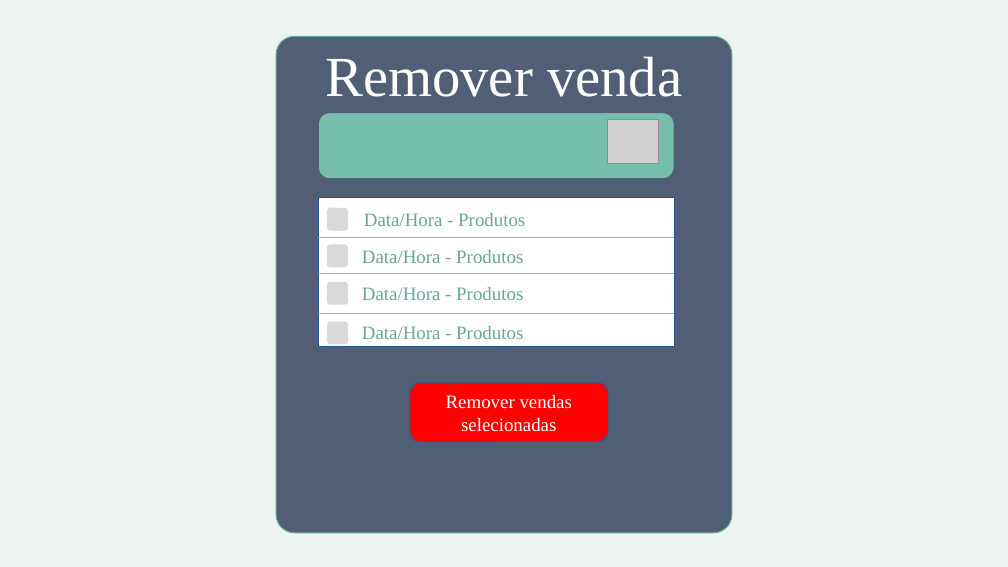
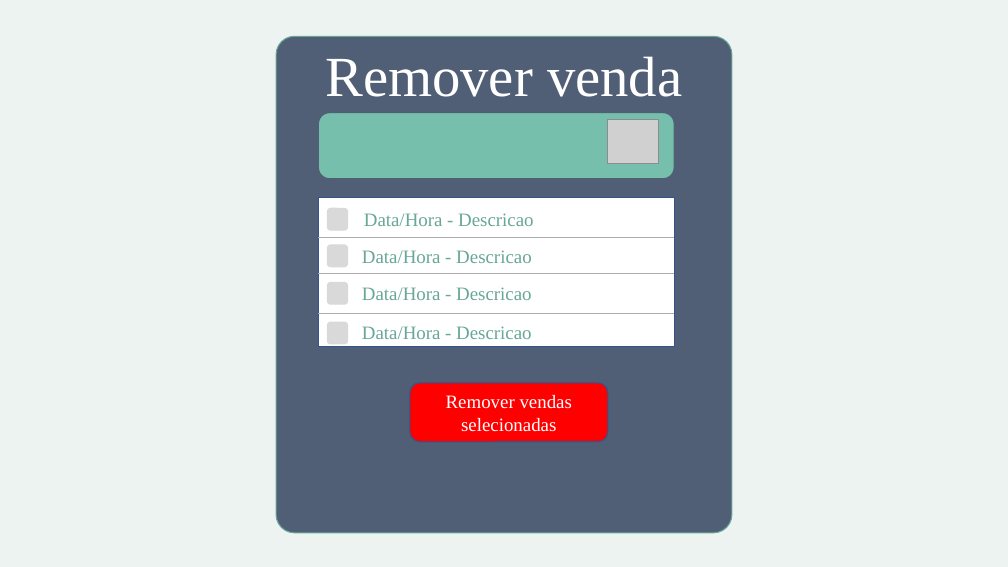
Before and after one commit to GustavoSantiago113/Administration-Help-Tool, a slide deck: slide 5 of Design.pptx (slide 4 before the commit). Drawn at 1008x567 pixels with LibreOffice and Linux fonts; fonts in the diff are those of the drawing; grey boxes stand for pictures. Boxes give left, top, right and bottom in pixels: in the first picture for what was removed or moved away, otherwise in the second. Text is boxed around its words. In the diff, an @@ line names an element or a change of style, - is before the commit and + after.

```diff
--- a/Design.pptx
+++ b/Design.pptx
@@ text at (364,213,533,226): text changed @@
-Data/Hora - Produtos
+Data/Hora - Descricao
@@ text at (362,250,531,263): text changed @@
-Data/Hora - Produtos
+Data/Hora - Descricao
@@ text at (362,287,531,300): text changed @@
-Data/Hora - Produtos
+Data/Hora - Descricao
@@ text at (362,326,531,339): text changed @@
-Data/Hora - Produtos
+Data/Hora - Descricao
```
Also in this commit, not shown: 4 other slides changed, 10 slides added, 7 other files.
